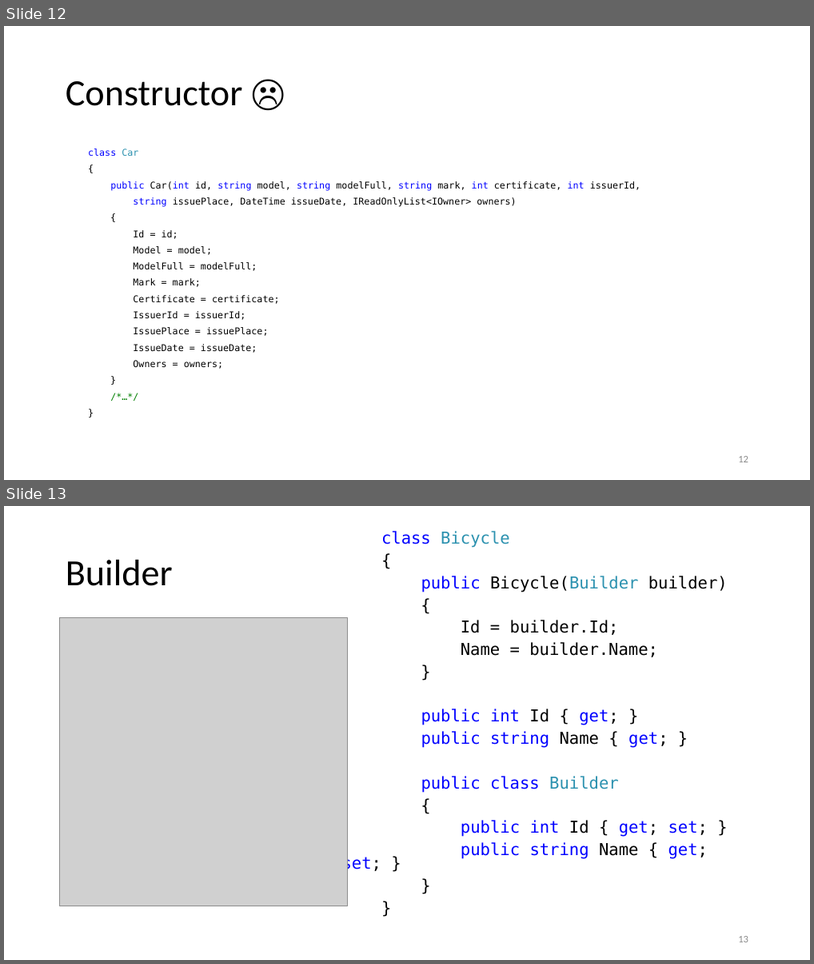
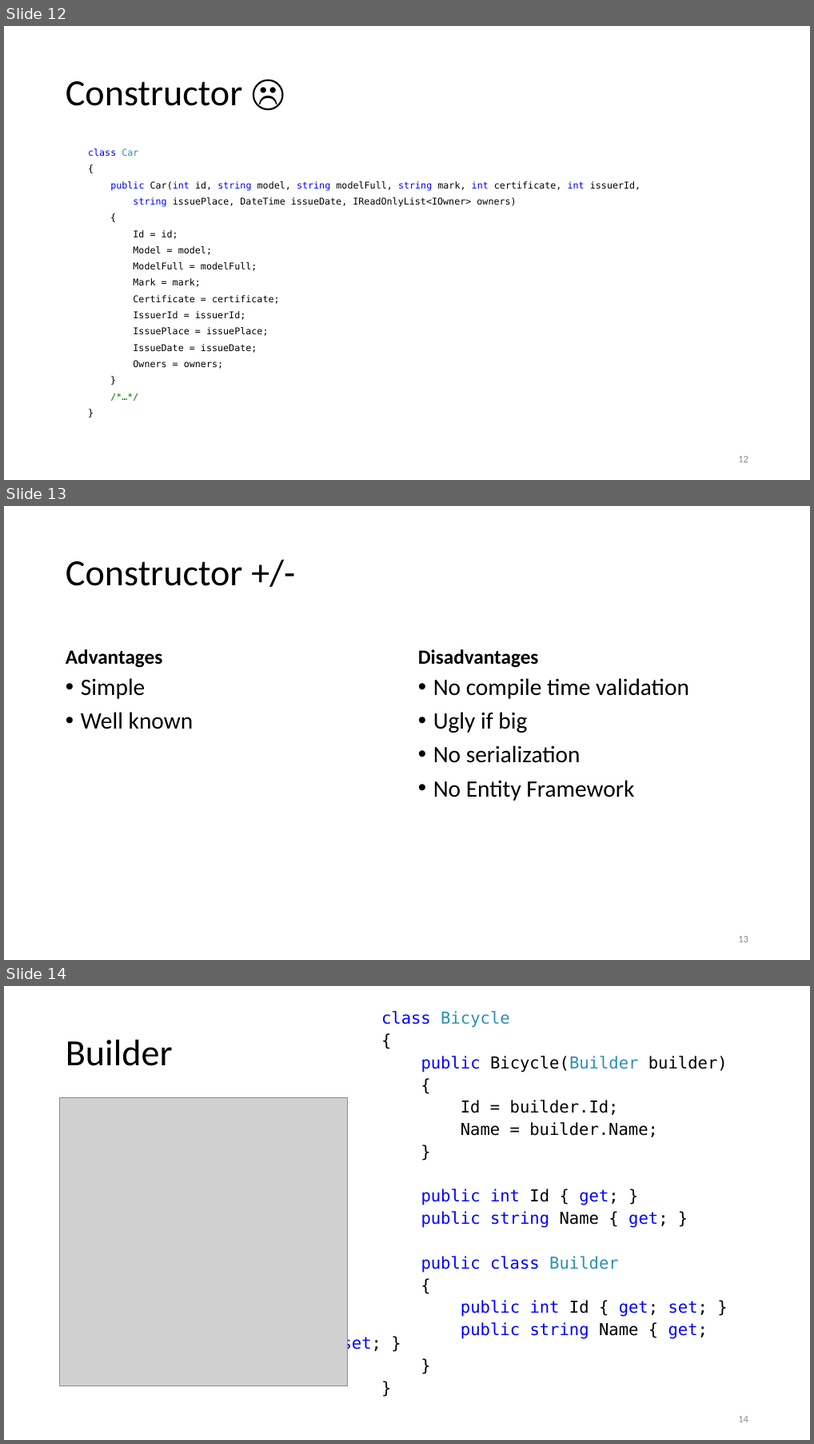
Before and after one commit to kugushev/presentations, a slide deck: Presentation.pptx. Shown one above the other, each under a label of ours: slides 12 and 13 before the commit, slides 12, 13 and 14 after it. The pictures are 814x964 and 814x1444 pixels, drawn with LibreOffice and Linux fonts; fonts in the diff are those of the drawing; grey boxes stand for pictures. Boxes give left, top, right and bottom in pixels: in the first picture for what was removed or moved away, otherwise in the second. Text is boxed around its words. In the diff, an @@ line names an element or a change of style, - is before the commit and + after.

```diff
--- a/Presentation.pptx
+++ b/Presentation.pptx
@@ slide 13 added at bbox=[4, 506, 810, 960], background #FFFFFF @@
@@ title added at bbox=[66, 561, 242, 586], 44 pt, text #000000 @@
+Constructor +/-
@@ text added at bbox=[66, 649, 162, 668], 24 pt, text #000000, bold @@
+Advantages
@@ text added at bbox=[418, 649, 539, 668], 24 pt, text #000000, bold @@
+Disadvantages
@@ text added at bbox=[81, 678, 194, 729], 28 pt, text #000000 @@
+• Simple
+• Well known
@@ text added at bbox=[434, 678, 690, 800], 28 pt, text #000000 @@
+• No compile time validation
+• Ugly if big
+• No serialization
+• No Entity Framework
@@ page number added at bbox=[738, 936, 749, 942], 12 pt, text #8C8C8C @@
+13
@@ what was slide 13 is now slide 14 @@
@@ page number at bbox=[738, 1416, 749, 1422]: text changed @@
-13
+14
```
Also in this commit, not shown: 5 slides changed, 2 other slides added, 3 other files.
